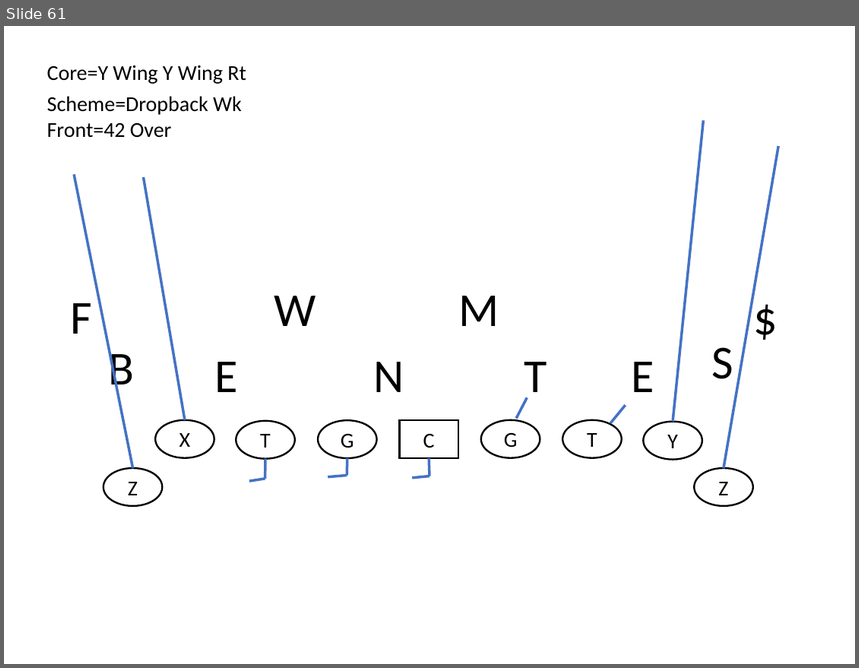
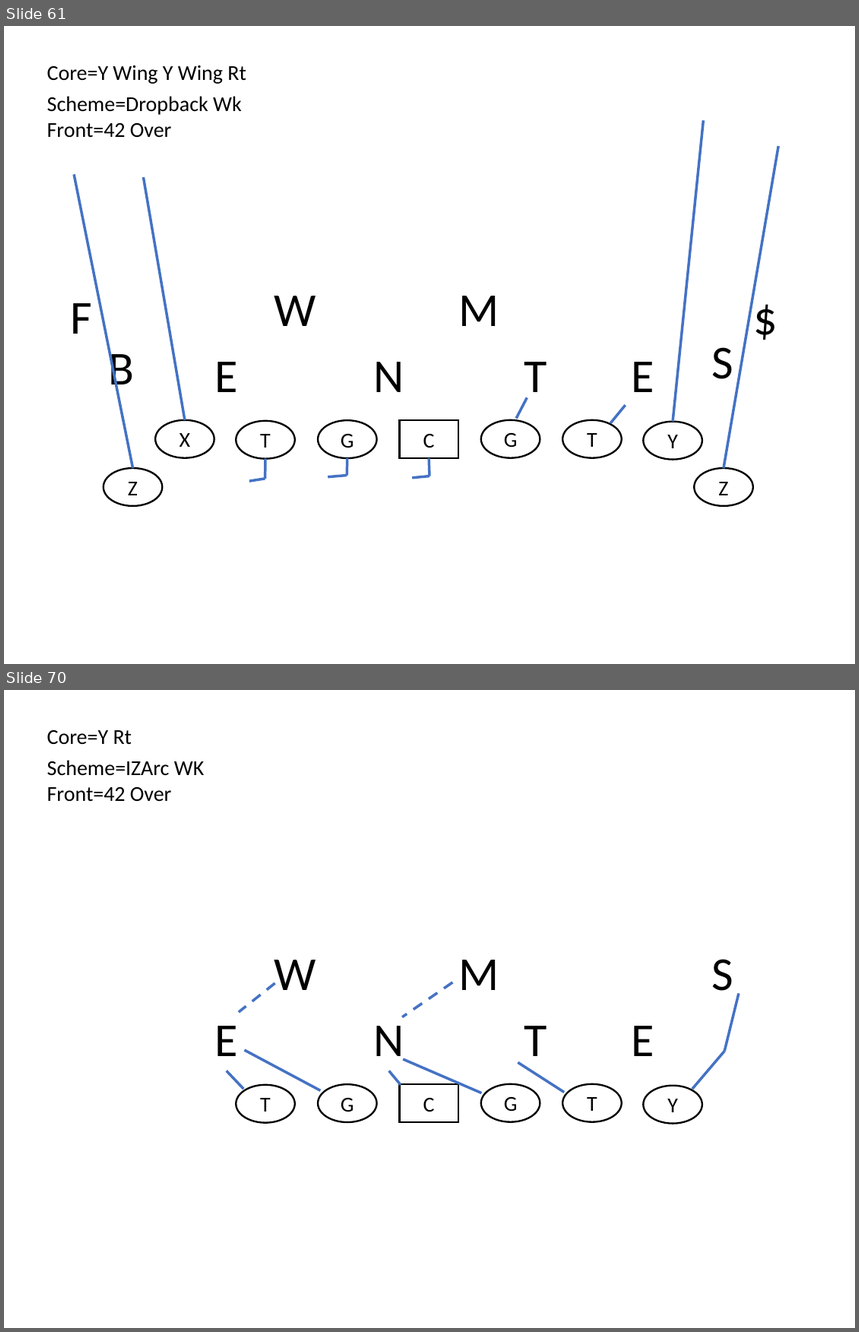
Before and after one commit to Aceplace/VBAScoutCard, a slide deck: core_templates.pptx. Shown one above the other, each under a label of ours: slide 61 before the commit, slides 61 and 70 after it; the slides between them are not shown. The pictures are 859x668 and 859x1332 pixels, drawn with LibreOffice and Linux fonts; fonts in the diff are those of the drawing. Boxes give left, top, right and bottom in pixels: in the first picture for what was removed or moved away, otherwise in the second. Text is boxed around its words. In the diff, an @@ line names an element or a change of style, - is before the commit and + after.

Commit message:
Pre Core Injection

```diff
--- a/core_templates.pptx
+++ b/core_templates.pptx
@@ slide 70 added at <box>4,690,855,1328</box>, background #FFFFFF @@
@@ text added at <box>47,730,132,745</box>, 18 pt, text #000000 @@
+Core=Y Rt
@@ text added at <box>47,760,204,776</box>, 18 pt, text #000000 @@
+Scheme=IZArc WK
@@ text added at <box>47,787,172,801</box>, 18 pt, text #000000 @@
+Front=42 Over
@@ text added at <box>274,960,316,990</box>, 40 pt, text #000000 @@
+W
@@ text added at <box>459,960,500,990</box>, 40 pt, text #000000 @@
+M
@@ text added at <box>712,959,734,991</box>, 40 pt, text #000000 @@
+S
@@ line added from (275, 983) to (239, 1012), #4472C4 2.25 pt dashed @@
@@ line added from (452, 983) to (402, 1017), #4472C4 2.25 pt dashed @@
@@ line added from (739, 994) to (725, 1051), #4472C4 2.25 pt @@
@@ text added at <box>215,1026,237,1056</box>, 40 pt, text #000000 @@
+E
@@ text added at <box>373,1017,404,1061</box>, 40 pt, text #000000 @@
+N
@@ text added at <box>525,1026,547,1068</box>, 40 pt, text #000000 @@
+T
@@ text added at <box>632,1026,655,1056</box>, 40 pt, text #000000 @@
+E
@@ line added from (245, 1050) to (321, 1091), #4472C4 2.25 pt @@
@@ line added from (725, 1051) to (693, 1089), #4472C4 2.25 pt @@
@@ line added from (226, 1072) to (244, 1089), #4472C4 2.25 pt @@
@@ line added from (389, 1072) to (401, 1085), #4472C4 2.25 pt @@
@@ line added from (403, 1059) to (481, 1094), #4472C4 2.25 pt @@
@@ line added from (518, 1063) to (564, 1093), #4472C4 2.25 pt @@
@@ ellipse added at <box>237,1085,295,1123</box>, fill #FFFFFF, outline #000000 1.5 pt, 18 pt, text #000000 @@
+T
@@ ellipse added at <box>318,1085,377,1123</box>, fill #FFFFFF, outline #000000 1.5 pt, 18 pt, text #000000 @@
+G
@@ rectangle added at <box>400,1085,458,1123</box>, fill #FFFFFF, outline #000000 1.5 pt, 18 pt, text #000000 @@
+C
@@ ellipse added at <box>481,1084,541,1122</box>, fill #FFFFFF, outline #000000 1.5 pt, 18 pt, text #000000 @@
+G
@@ ellipse added at <box>563,1084,621,1122</box>, fill #FFFFFF, outline #000000 1.5 pt, 18 pt, text #000000 @@
+T
@@ ellipse added at <box>643,1086,702,1124</box>, fill #FFFFFF, outline #000000 1.5 pt, 18 pt, text #000000 @@
+Y
```
Also in this commit, not shown: 30 other slides added, 1 slide removed, 4 other files.
